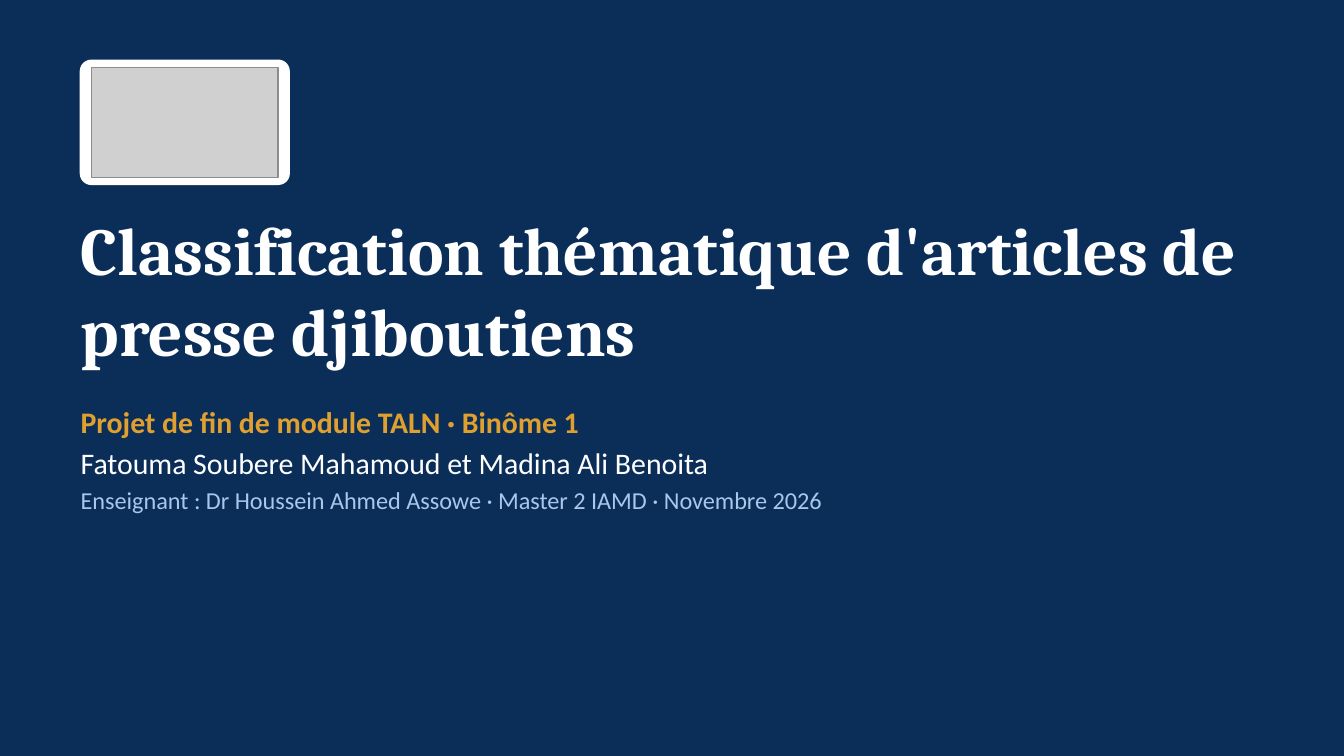
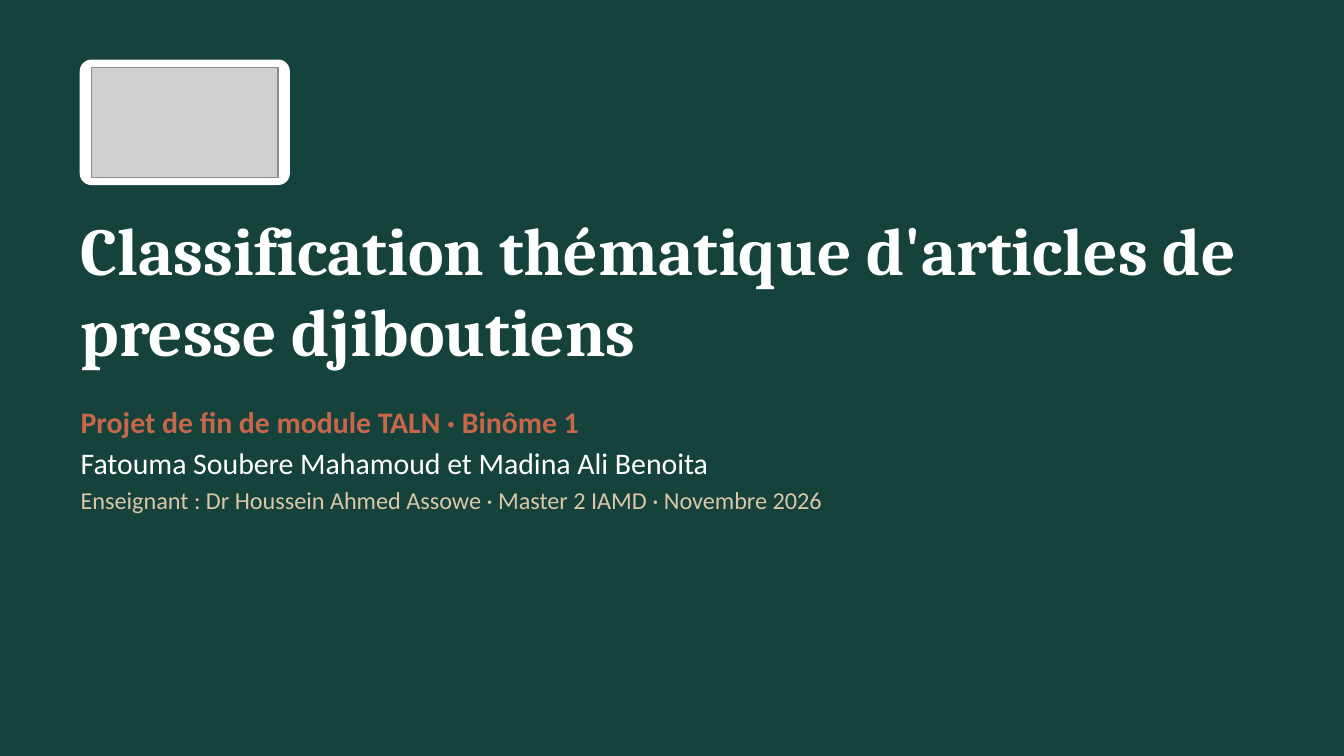
Before and after one commit to fatouu50/taln-classification-djibouti, a slide deck: slide 1 of rapport/Soutenance_TALN_Classification_thematique.pptx. Drawn at 1344x756 pixels with LibreOffice and Linux fonts; fonts in the diff are those of the drawing; grey boxes stand for pictures. Boxes give left, top, right and bottom in pixels: in the first picture for what was removed or moved away, otherwise in the second. Text is boxed around its words. In the diff, an @@ line names an element or a change of style, - is before the commit and + after.

```diff
--- a/rapport/Soutenance_TALN_Classification_thematique.pptx
+++ b/rapport/Soutenance_TALN_Classification_thematique.pptx
@@ background #0B2E59 to #16423C @@
@@ text at <box>81,412,822,513</box>: text colour #E0A030 to #C8664A in "Projet de fin de module TALN · ..."; text colour #A9C6EB to #D9C7A7 in "Enseignant : Dr Houssein Ahmed Assowe · ..." @@
```
Also in this commit, not shown: 7 other slides changed.
